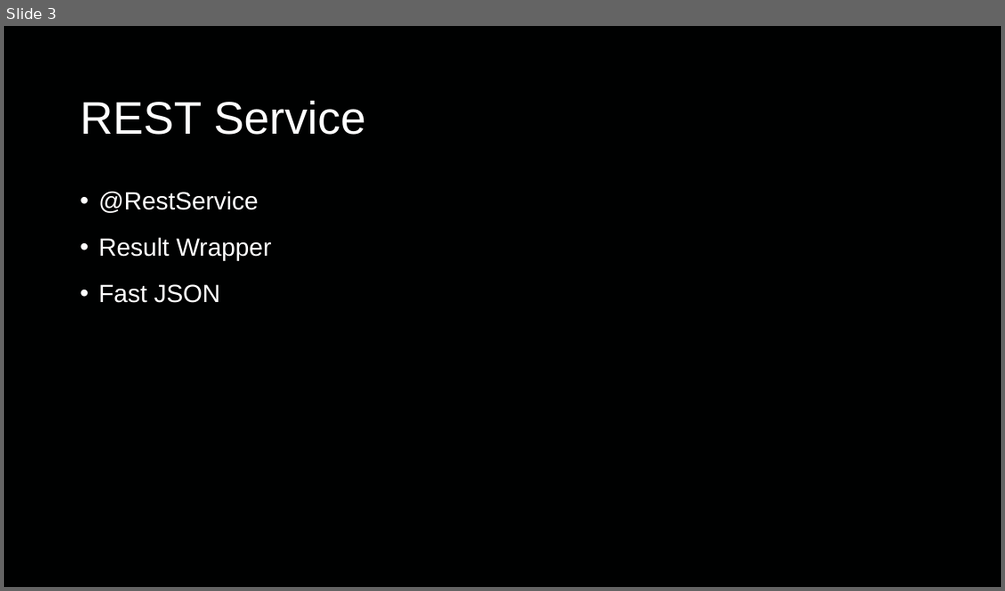
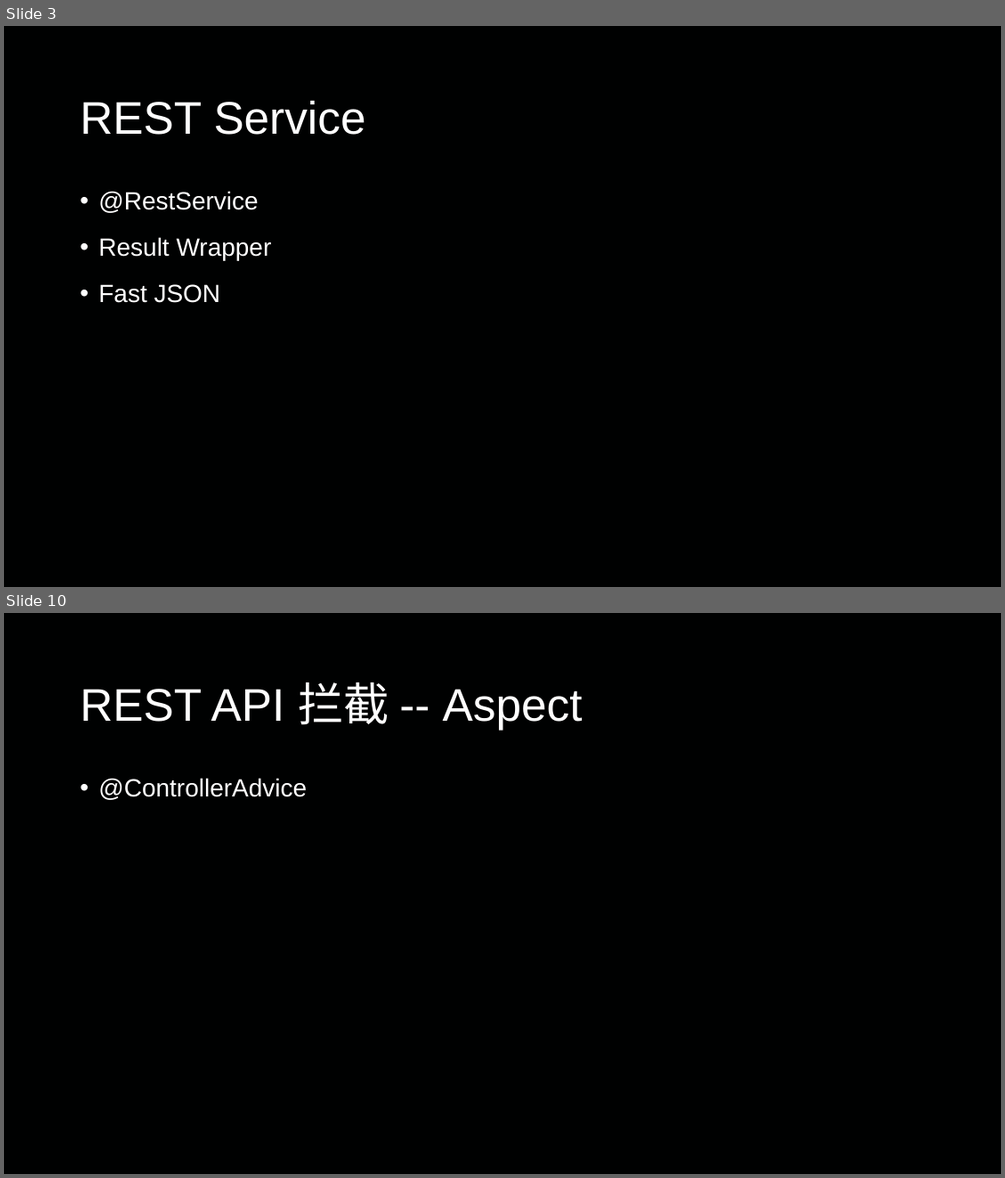
Before and after one commit to jungle0127/SpringBootLearning, a slide deck: FirstDemo/SpringBootIntroduction.pptx. Shown one above the other, each under a label of ours: slide 3 before the commit, slides 3 and 10 after it; the slides between them are not shown. The pictures are 1005x591 and 1005x1178 pixels, drawn with LibreOffice and Linux fonts; fonts in the diff are those of the drawing. Boxes give left, top, right and bottom in pixels: in the first picture for what was removed or moved away, otherwise in the second. Text is boxed around its words. In the diff, an @@ line names an element or a change of style, - is before the commit and + after.

```diff
--- a/FirstDemo/SpringBootIntroduction.pptx
+++ b/FirstDemo/SpringBootIntroduction.pptx
@@ slide 10 added at bbox=[4, 613, 1001, 1174], background #000101 @@
@@ title added at bbox=[80, 682, 582, 730], 44 pt, text #FFFFFF @@
+REST API 拦截 -- Aspect
@@ text added at bbox=[98, 778, 307, 800], 24 pt, text #FFFFFF @@
+• @ControllerAdvice
```
Also in this commit, not shown: 7 other slides added, 5 other files.
